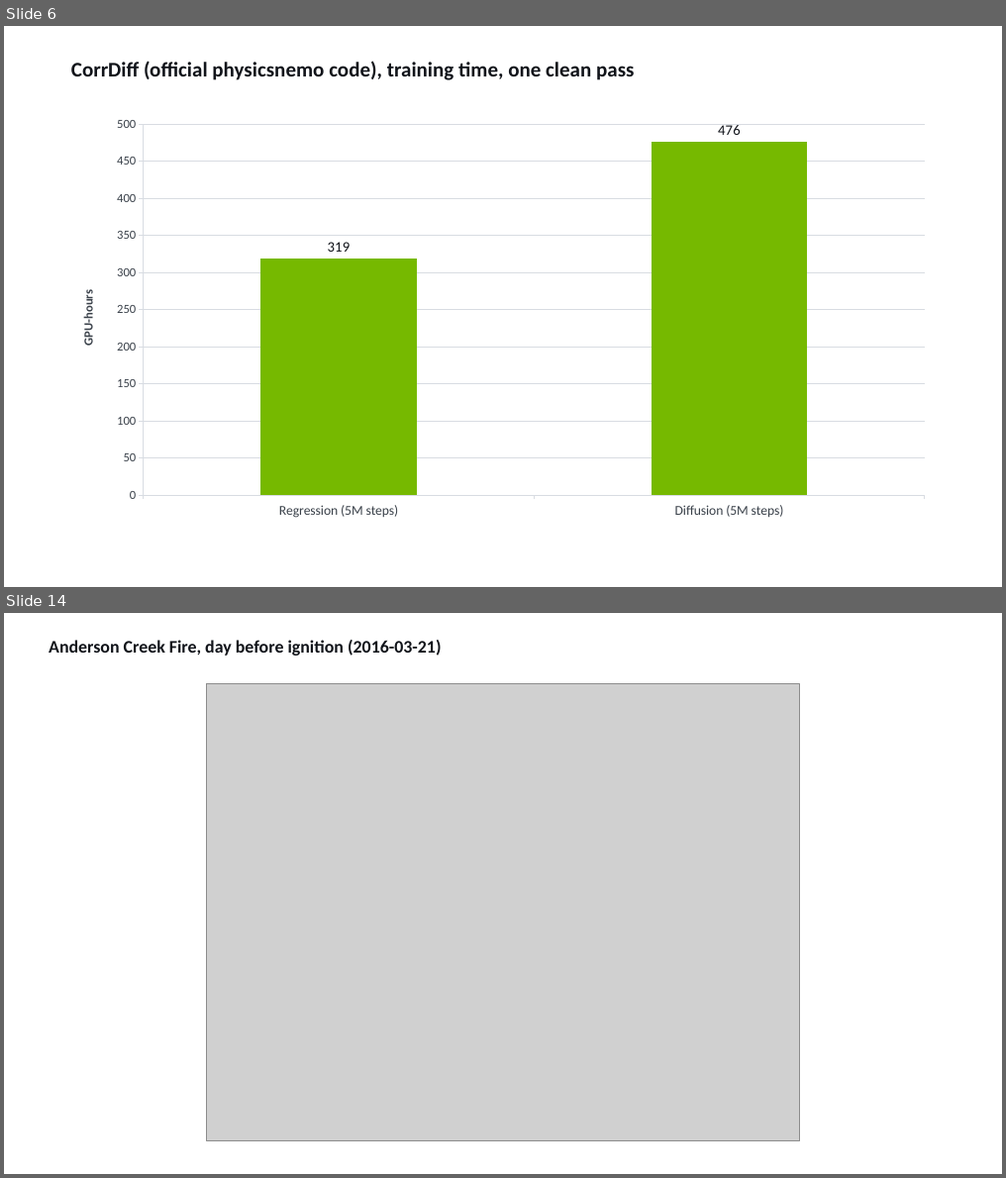
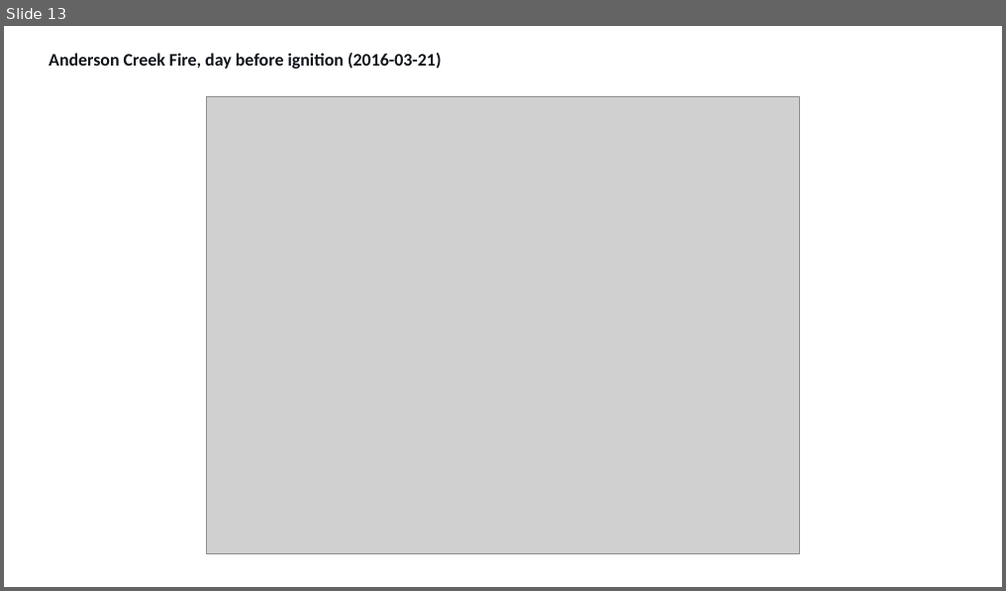
Before and after one commit to milhud/diffusion_downscaling_model, a slide deck: results/corrdiff_comparison/corrdiff_benchmark_slides.pptx. Shown one above the other, each under a label of ours: slides 6 and 14 before the commit, slide 13 after it; the slides between them are not shown. The pictures are 1006x1178 and 1006x591 pixels, drawn with LibreOffice and Linux fonts; fonts in the diff are those of the drawing; grey boxes stand for pictures. Boxes give left, top, right and bottom in pixels: in the first picture for what was removed or moved away, otherwise in the second. Text is boxed around its words. In the diff, an @@ line names an element or a change of style, - is before the commit and + after.

Commit message:
Swap accuracy to bar chart, training time to plain text, drop ratio-zoom slide
- Accuracy, all variables: bar chart instead of text bullets (that was
  backwards from what was asked -- bar chart for accuracy, plain text
  for training time).
- Training time (CorrDiff and ours): plain text slides instead of native
  pptx bar charts.
- Dropped the power-ratio zoomed slide entirely (scale/framing didn't
  read clearly) and the "raw view" wording from the remaining spectrum
  caption.
- Clarified "unrecorded crop locations" wording: CorrDiff's generate.py
  does not save which map location it ran on for each date, not just
  "unrecorded" with no explanation.
- Noted where the 6 comparison dates came from: random held-out
  test-year samples from scripts/run_generic_baselines.py (seed 0).

```diff
--- a/results/corrdiff_comparison/corrdiff_benchmark_slides.pptx
+++ b/results/corrdiff_comparison/corrdiff_benchmark_slides.pptx
@@ slide 6 removed at <box>4,26,1002,587</box>, background #FFFFFF @@
@@ text removed at <box>71,61,634,80</box> @@
-CorrDiff (official physicsnemo code), training time, one clean pass
@@ column chart removed at <box>63,108,943,528</box> @@
-categories: Regression (5M steps), Diffusion (5M steps)
-Series 1: 319, 476
@@ what was slide 14 is now slide 13 @@
```
Also in this commit, not shown: 8 slides changed, 2 slides added, 2 other slides removed, 7 other files.
